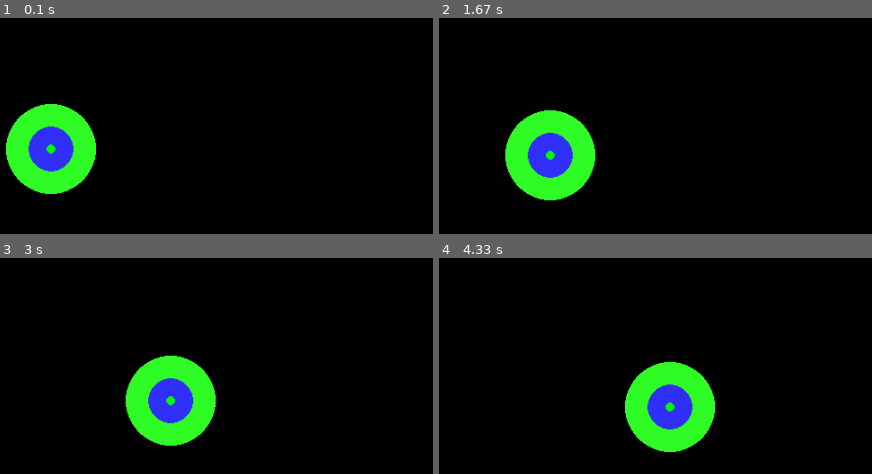
Above: before the commit, frames 1-4 (two rows, left to right).
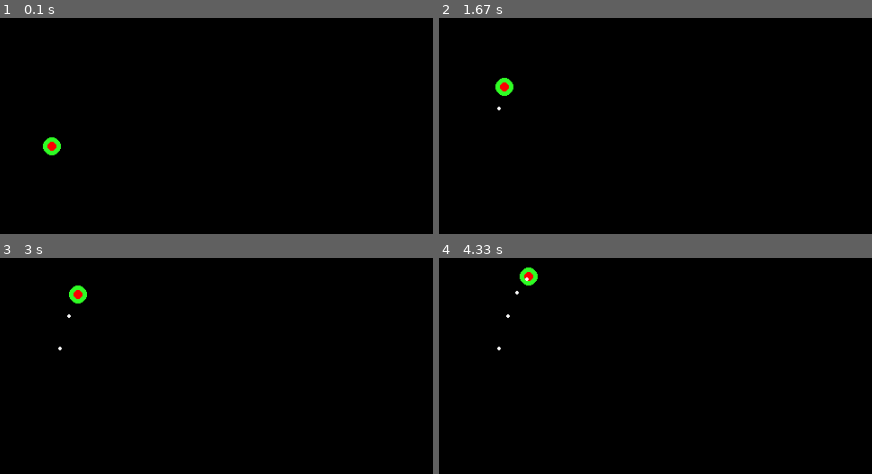
Above: after the commit, the same moments.

Repository: Helumpago/SimplePhysics
Game: pygame game, started from main.py
Two runs of this game, one before a commit and one after it. Both use one fixed random seed, a clock stepped at 60 frames per second and the inputs below.
Inputs:
- Up to frame 1 (0.1 s): no input
- Up to frame 2 (1.67 s): no input
- Up to frame 3 (3 s): no input
- Up to frame 4 (4.33 s): no input

The runs differ from the first frame. In frame 1, 6.9% of the frame differs, in the area x 1-23%, y 39-82%; in frame 2, 7.2%; in frame 3, 7.2%; in frame 4, 7.2%, in the area x 13-64%, y 4-90%.

Commit message:
Wrote a gravity simulation program using the new set up.

Diff:
--- a/main.py
+++ b/main.py
@@ -11,6 +11,7 @@
 from region import Region
 from value import Number, Vector2d
 from pygame_shapes import PygameCircle
+from physical import Physical
 
 def printChildren(obj, depth = 1):
 	for _ in range(1, depth):
@@ -20,25 +21,38 @@
 	for o in obj.getChildren():
 		printChildren(o, depth + 1)
 
-def velocity(event):
+class Ball(PygameCircle, Physical):
+	def __init__(self, parent = None, Name = "Circle", radius = 1, pos = (0, 0), scale = 1, color = (0, 0, 0), velocity = (0, 0)):
+		PygameCircle.__init__(self, parent = parent, Name = Name, radius = radius, pos = pos, scale = scale, color = color)
+		Physical.__init__(self)
+		self.color = color
+		self.velocity = velocity
+		self.timer = 0
+
+def setPos(event):
+	self = event.owner
+	if self.timer > 1:
+		self.timer = 0
+		PygameCircle(parent = self.parent, Name = "Trace", radius = 2, pos = self.pos.getValue(), color = (255, 255, 255))
+	else:
+		self.timer += event.dt/1000
+
 	posRef = event.owner.pos
-	posRef.setValue((posRef.getValue()[0] + 50 * event.dt/1000, posRef.getValue()[1] + 5 * event.dt/1000))
+	posRef.setValue((posRef.getValue()[0] + event.owner.velocity[0] * event.dt/1000, posRef.getValue()[1] + event.owner.velocity[1] * event.dt/1000))
 
-w = PygameModel(fps = 6)
+def gravity(event):
+	vel = event.owner.velocity
+	event.owner.velocity = (vel[0], vel[1] + 9.81 * event.dt/1000)
+
+w = PygameModel(fps = 60)
 
 v = PygameView(parent = w, scale = 1, size = (1000, 500))
-c = PygameCircle(parent = v, Name = "Main", pos = (0, 0), radius = 50, scale = 1, color = (50, 255, 40))
-c2 = PygameCircle(parent = c, pos = (0, 0), radius = 25, scale = 1, color = (50, 50, 250))
-PygameCircle(parent = c2, pos = (0, 0), radius = 5, scale = 1, color = (0, 250, 0))
+c = Ball(parent = v, Name = "Main", pos = (0, 0), radius = 10, color = (50, 255, 40), velocity = (10, -50))
+Ball(parent = c, color = (255, 0, 0), radius = 5, Name = "Center")
 
-c.onStep.regcb(velocity)
+c.onStep.regcb(setPos)
+c.onStep.regcb(gravity)
+
 w.events.getFirst("QUIT").regcb(v.close)
 w.events.getFirst("QUIT").regcb(w.close)
 w.start()
-
-# while True:
-# 	# pos = v.pos.getValue()
-# 	# pos = (pos[0] + 1, pos[1])
-# 	# v.pos.setValue(pos)
-# 	v.scale.setValue(v.scale.getValue() / 1.01)
-# 	time.sleep(0.01)
--- a/pygame_shapes.py
+++ b/pygame_shapes.py
@@ -8,12 +8,11 @@
 from drawable import Drawable
 from region import RectRegion, CircleRegion
 from pygame_view import PygameView
-from physical import Physical
 
 """
 " Allows the CircleRegion class to draw itself
 """
-class PygameCircle(CircleRegion, Drawable, Physical):
+class PygameCircle(CircleRegion, Drawable):
 	"""
 	" CONSTRUCTOR
 	" @param BaseObj parent: Object to which the new object should be parented.
@@ -28,7 +27,6 @@
 	def __init__(self, parent = None, Name = "Circle", radius = 1, pos = (0, 0), scale = 1, color = (0, 0, 0)):
 		CircleRegion.__init__(self, parent = parent, Name = Name, radius = radius, pos = pos, scale = scale)
 		Drawable.__init__(self)
-		Physical.__init__(self)
 		self.color = color
 
 	"""
